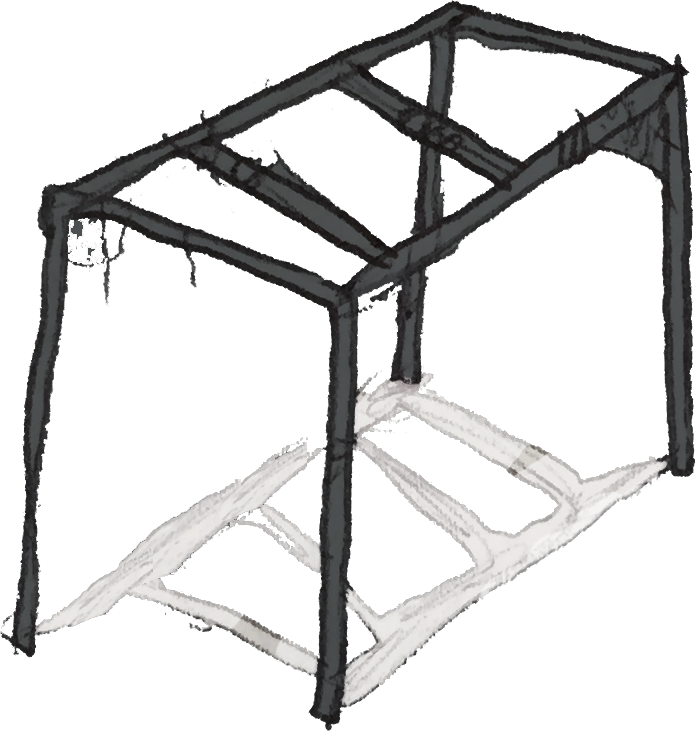
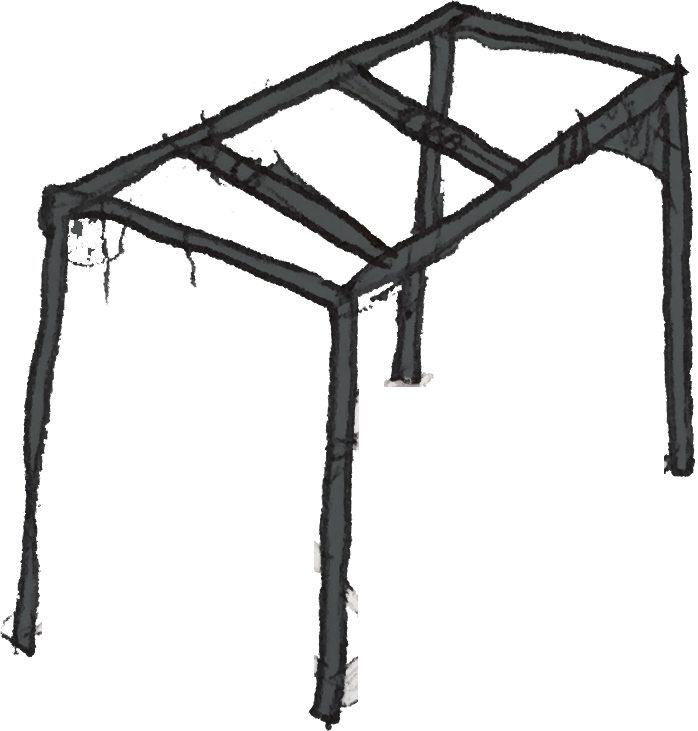
Layered file, before and after one edit (698x731). Changes by layer:
painted on "Layer 1" over [left=42, top=370, right=664, bottom=702]
